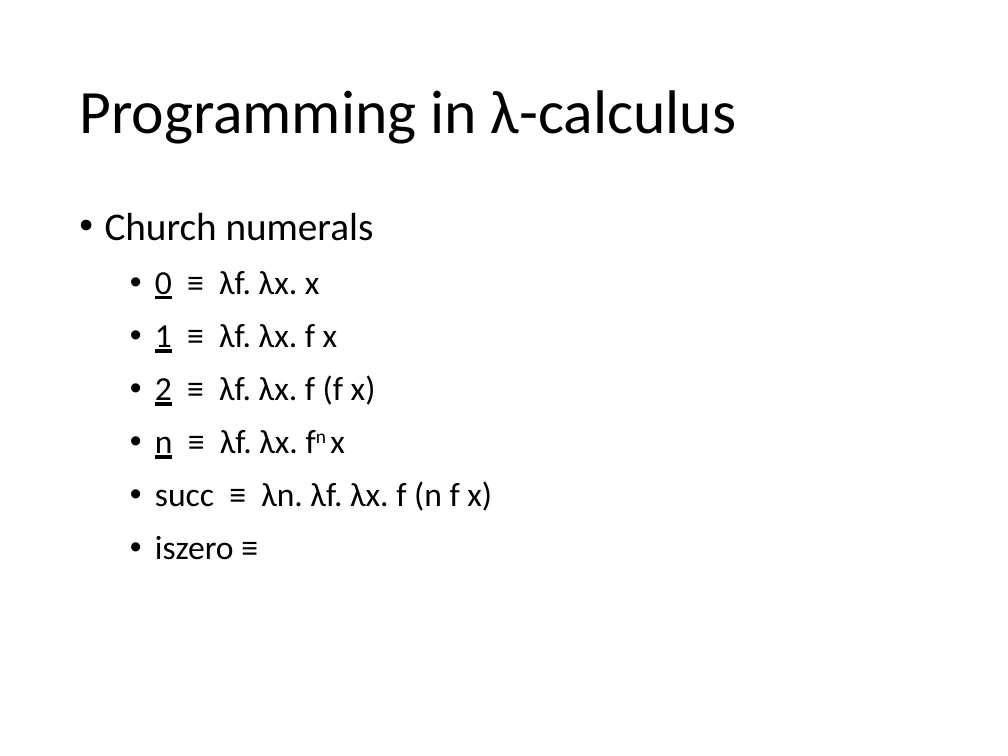
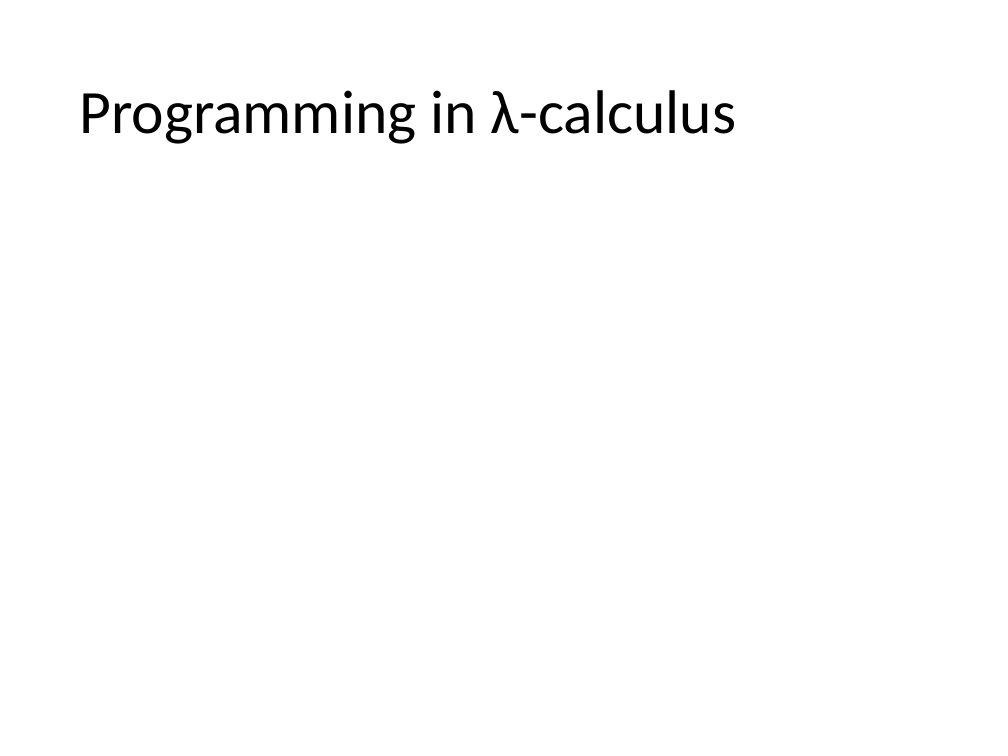
Before and after one commit to hongjin-liang/hongjin-liang.github.io, a slide deck: slide 67 of teaching/semantics/04_lambda.pptx. Drawn at 1008x756 pixels with LibreOffice and Linux fonts; fonts in the diff are those of the drawing; grey boxes stand for pictures. Boxes give left, top, right and bottom in pixels: in the first picture for what was removed or moved away, otherwise in the second. Text is boxed around its words. In the diff, an @@ line names an element or a change of style, - is before the commit and + after.

```diff
--- a/teaching/semantics/04_lambda.pptx
+++ b/teaching/semantics/04_lambda.pptx
@@ text removed at (105, 212, 492, 560) @@
-• Church numerals
-  • 0 ≡ λf. λx. x
-  • 1 ≡ λf. λx. f x
-  • 2 ≡ λf. λx. f (f x)
-  • n ≡ λf. λx. fn x
-  • succ ≡ λn. λf. λx. f (n f x)
-  • iszero ≡
```
Also in this commit, not shown: 22 other slides changed, 1 other file.
